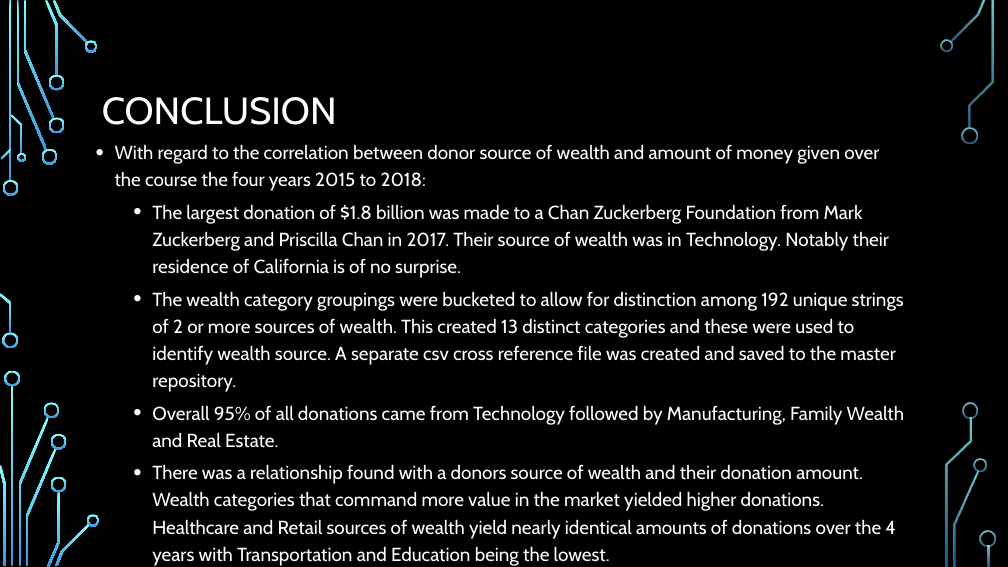
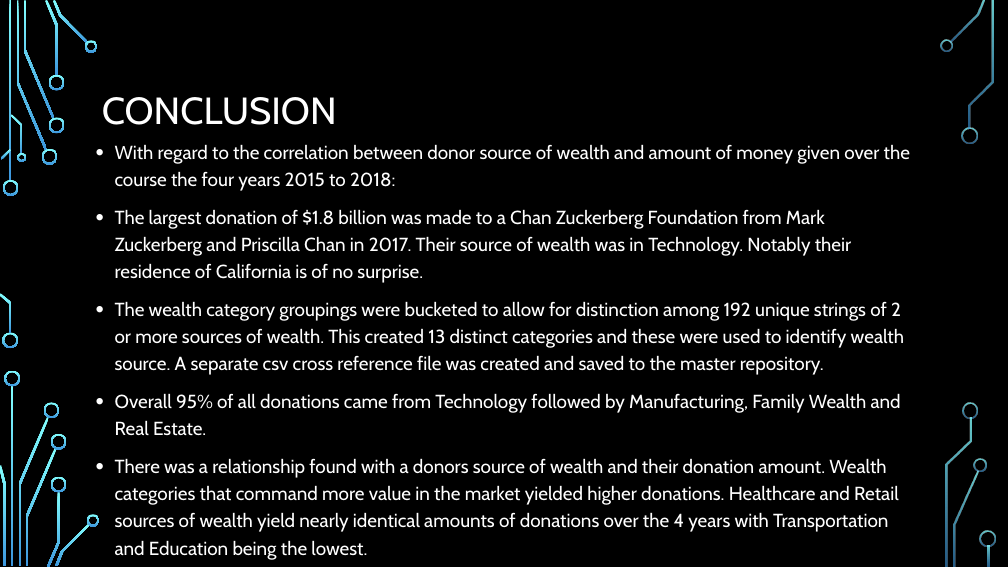
Before and after one commit to kjwunderlich/project-one---sphinx, a slide deck: slide 12 of Team_Sphinx_Presentation_20181011.pptx. Drawn at 1008x567 pixels with LibreOffice and Linux fonts; fonts in the diff are those of the drawing; background and template pictures are left out. Boxes give left, top, right and bottom in pixels: in the first picture for what was removed or moved away, otherwise in the second. Text is boxed around its words. In the diff, an @@ line names an element or a change of style, - is before the commit and + after.

```diff
--- a/Team_Sphinx_Presentation_20181011.pptx
+++ b/Team_Sphinx_Presentation_20181011.pptx
@@ text at (x1=115, y1=209, x2=904, y2=560): list level 2 to 1 in "The largest donation of $1.8 ..."; list level 2 to 1 in "The wealth category groupings were ..."; list level 2 to 1 in "Overall 95% of all donations ..."; list level 2 to 1 in "There was a relationship found ..." @@
```
Also in this commit, not shown: 1 other slide changed.
